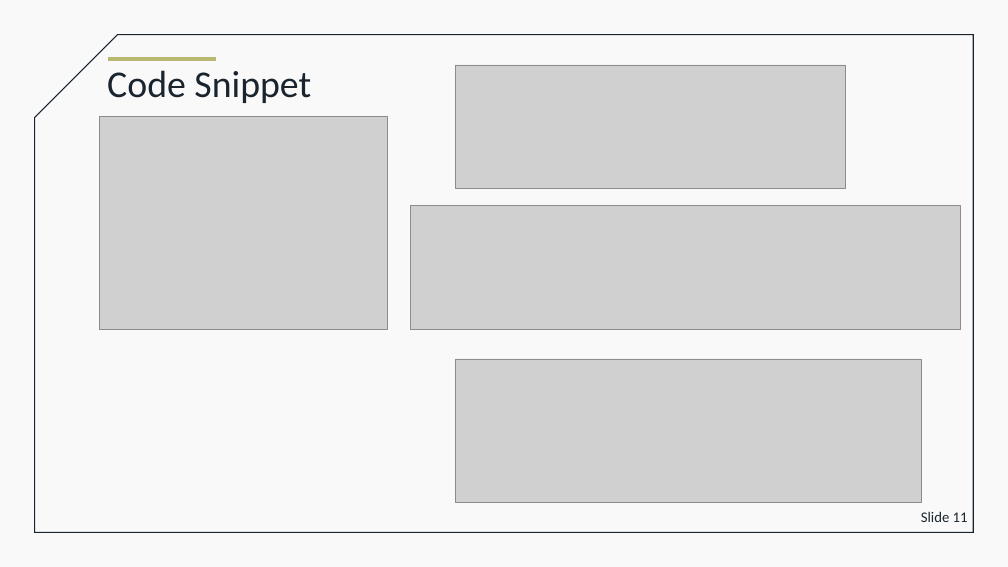
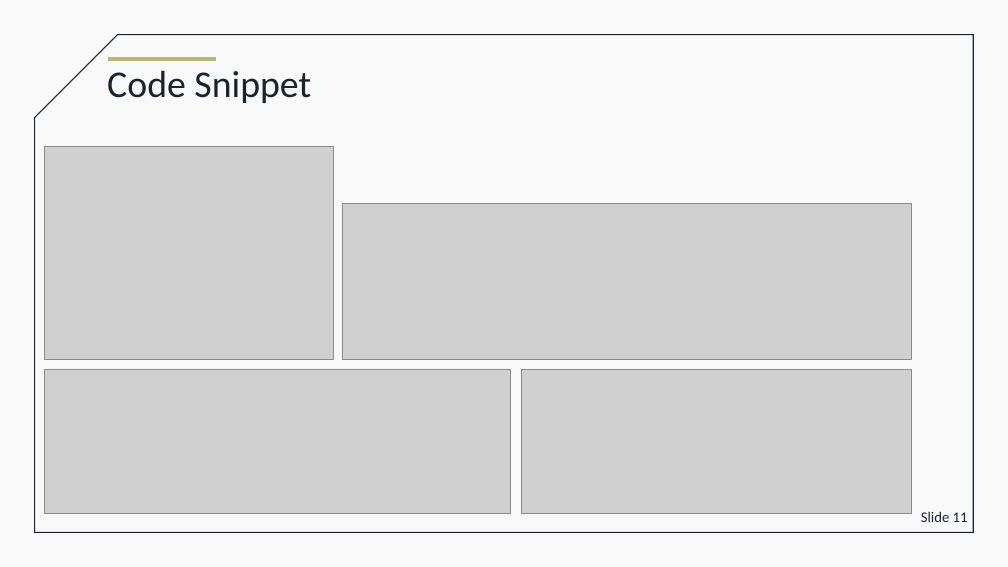
Before and after one commit to brodoluca/4th_Sem_Prototype, a slide deck: slide 11 of finalcolo.pptx. Drawn at 1008x567 pixels with LibreOffice and Linux fonts; fonts in the diff are those of the drawing; grey boxes stand for pictures. Boxes give left, top, right and bottom in pixels: in the first picture for what was removed or moved away, otherwise in the second. Text is boxed around its words. In the diff, an @@ line names an element or a change of style, - is before the commit and + after.

Commit message:
Added Obstacle state machine, aligned images

```diff
--- a/finalcolo.pptx
+++ b/finalcolo.pptx
@@ picture: place and size @@
-picture at (100,116,387,329)
+picture at (45,147,333,359)
@@ picture: place and size @@
-picture at (411,206,960,329)
+picture at (342,204,912,359)
@@ picture: place and size @@
-picture at (456,359,922,503)
+picture at (45,369,510,514)
@@ picture: place and size @@
-picture at (456,65,846,188)
+picture at (522,370,912,514)
```
Also in this commit, not shown: 7 other slides changed.
